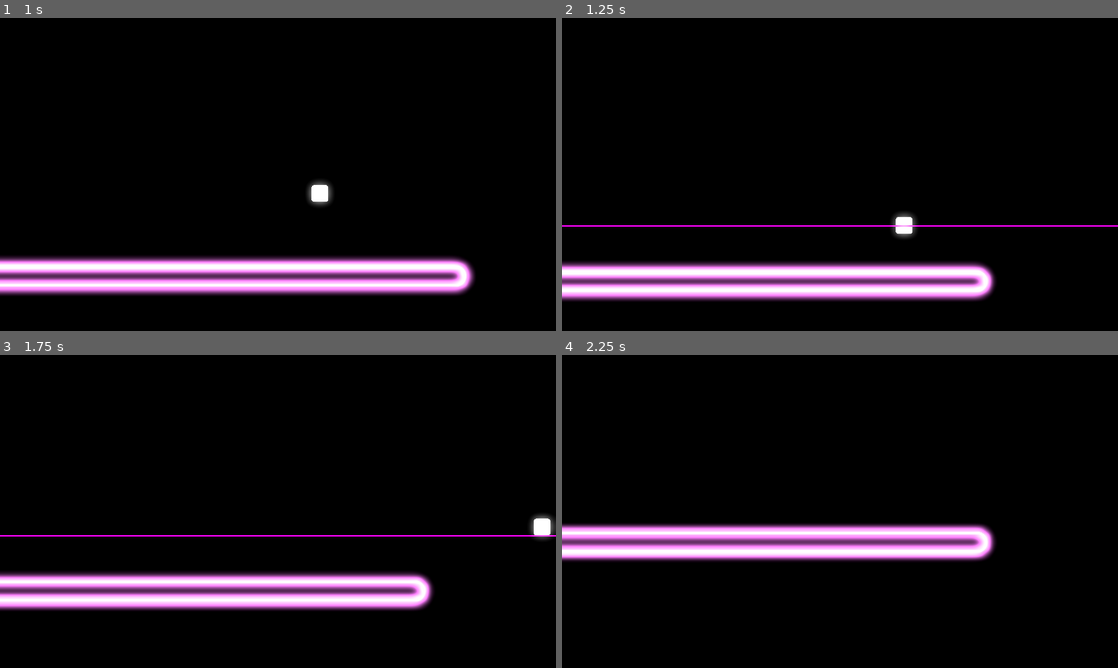
Above: before the commit, frames 1-4 (two rows, left to right).
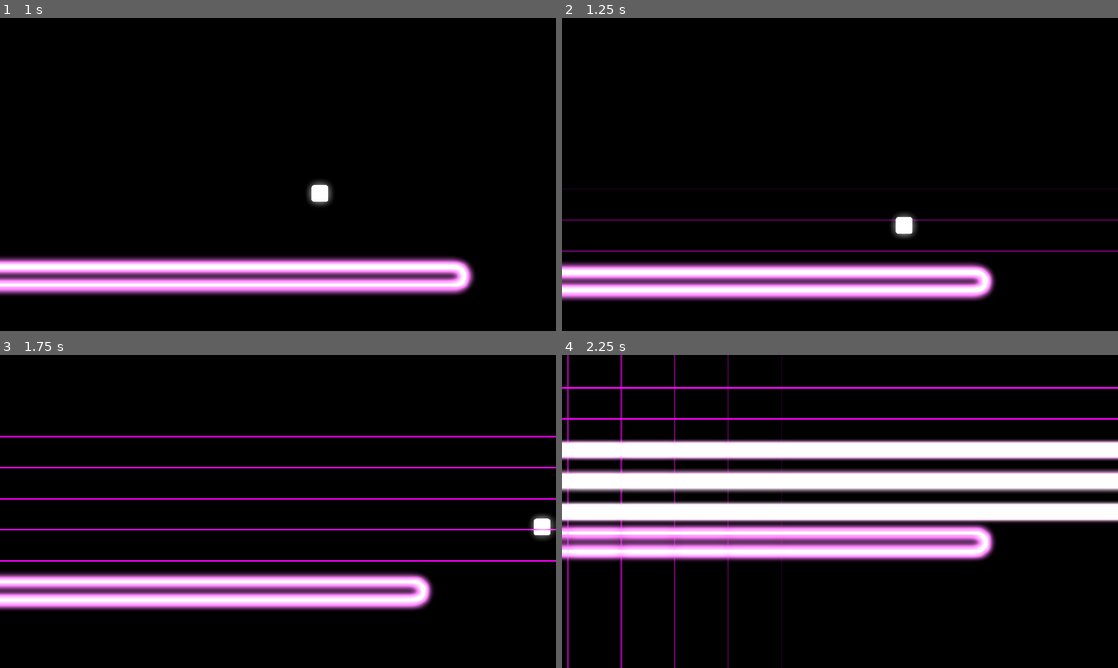
Above: after the commit, the same moments.

Repository: FireEntity1/beat-jumper
Game: Godot game, scene res://scenes/main_game.tscn
Two runs of this game, one before a commit and one after it. Both use one fixed random seed, a clock stepped at 60 frames per second and the inputs below.
Inputs:
- Up to frame 1 (1 s): tap Enter at 0.5 s; hold D (right) from 0.53 s (still down); tap Space (jump) at 0.6, 0.77 s
- Up to frame 2 (1.25 s): keep holding D (right); tap Space (jump) at 1.07 s
- Up to frame 3 (1.75 s): keep holding D (right); tap Ctrl (dash) at 1.35 s; tap Space (jump) at 1.52, 1.55 s
- Up to frame 4 (2.25 s): tap Space (jump) at 1.82 s; release D (right) at 2.03 s; hold Left (left) from 2.03 s (still down); tap S (slam) at 2.1 s

Frame 1 is identical in both runs. In frame 2, 1.8% of the frame differs, in the area x 0-100%, y 64-75%; in frame 3, 3.3%; in frame 4, 24%, in the area x 0-100%, y 0-100%.

Commit message:
feat: trigger system

Diff:
--- a/scripts/event_handler.gd
+++ b/scripts/event_handler.gd
@@ -1,23 +1,138 @@
 extends Node2D
 
-var laser = preload("res://components/laser.tscn")
-@export var bpm = 120
-
+var event_types = {
+	"laser": preload("res://components/laser.tscn")
+	}
+@export var bpm = 220
 var beat = 0.0
 var last_beat = 0.0
 
-var event = 6
+var event_index = 0
+
+var prefire_sec = {
+	"laser": 0.8
+}
+
+var prefire_beat = {
+	"laser": prefire_sec.laser * (bpm / 60.0)
+}
+
+var events = [
+	{
+		"type": "laser",
+		"beat": 6,
+		"pos": Vector2(3,5),
+		"rot": 0
+	},
+	{
+		"type": "laser",
+		"beat": 6.25,
+		"pos": Vector2(3,4),
+		"rot": 0
+	},
+	{
+		"type": "laser",
+		"beat": 6.5,
+		"pos": Vector2(3,3),
+		"rot": 0
+	},
+	{
+		"type": "laser",
+		"beat": 6.75,
+		"pos": Vector2(3,2),
+		"rot": 0
+	},
+	{
+		"type": "laser",
+		"beat": 7,
+		"pos": Vector2(3,1),
+		"rot": 0
+	},
+	{
+		"type": "laser",
+		"beat": 8,
+		"pos": Vector2(1,3),
+		"rot": 90
+	},
+	{
+		"type": "laser",
+		"beat": 8.25,
+		"pos": Vector2(2,3),
+		"rot": 90
+	},
+	{
+		"type": "laser",
+		"beat": 8.5,
+		"pos": Vector2(3,3),
+		"rot": 90
+	},
+	{
+		"type": "laser",
+		"beat": 8.75,
+		"pos": Vector2(4,3),
+		"rot": 90
+	},
+	{
+		"type": "laser",
+		"beat": 9,
+		"pos": Vector2(5,3),
+		"rot": 90
+	},
+	{
+		"type": "laser",
+		"beat": 9.25,
+		"pos": Vector2(6,3),
+		"rot": 90
+	},
+	{
+		"type": "laser",
+		"beat": 9.5,
+		"pos": Vector2(7,3),
+		"rot": 90
+	},
+	{
+		"type": "laser",
+		"beat": 9.75,
+		"pos": Vector2(8,3),
+		"rot": 90
+	},
+	{
+		"type": "laser",
+		"beat": 10,
+		"pos": Vector2(9,3),
+		"rot": 90
+	},
+	{
+		"type": "laser",
+		"beat": 10.25,
+		"pos": Vector2(10,3),
+		"rot": 90
+	},
+]
 
 func _ready() -> void:
-	await get_tree().create_timer(1).timeout
-	add_child(laser.instantiate())
+	pass
 
 func _process(delta: float) -> void:
 	last_beat = beat
 	global.last_beat = beat
 	beat += (bpm/60)*delta
 	global.beat = beat
-	if last_beat-2 < event-2 and beat-2 >= event-2:
-		var temp = laser.instantiate()
-		temp.fire_beat = beat
-		add_child(temp)
+	while event_index < events.size():
+		var event = events[event_index]
+		var trigger_beat = event["beat"] - prefire_beat[event["type"]]
+		if crossed(last_beat,beat,trigger_beat):
+			var temp = event_types[event.type].instantiate()
+			temp.fire_beat = event.beat
+			temp.pos = event.pos
+			temp.rot = event.rot
+			add_child(temp)
+			event_index += 1
+		else:
+			break
+
+func crossed(prev: float, now: float, target: float):
+	return prev < target and now >= target
+
+func sortbeat(a,b):
+	return a["beat"] < b["beat"]
--- a/scripts/global.gd
+++ b/scripts/global.gd
@@ -2,8 +2,14 @@
 
 var beat = 0
 var last_beat = 0
+var grid_mult = Vector2(275,160)
+var grid_offset = Vector2(-1660,-670)
+
 func _ready() -> void:
 	pass
 
 func _process(delta: float) -> void:
 	pass
+
+func apply_grid(value: Vector2):
+	return (value*grid_mult) + grid_offset
--- a/scripts/laser.gd
+++ b/scripts/laser.gd
@@ -2,6 +2,8 @@
 
 @export var fire_pos: String
 @export var fire_beat: float
+@export var rot: float
+@export var pos: Vector2
 
 var is_fired = false
 var finished = false
@@ -9,20 +11,29 @@
 func _ready() -> void:
 	$sprite.modulate = Color(1,0,1)
 	$sprite.modulate.a = 0
-	await get_tree().create_timer(0.8).timeout
+	position = global.apply_grid(pos)
+	rotation_degrees = rot
+
+func _process(delta: float) -> void:
+	if not is_fired and $sprite.modulate.a < 1:
+		$sprite.modulate.a += delta*2
+
+	if not is_fired and crossed(global.last_beat, global.beat, fire_beat):
+		start_fire_seq()
+
+	if is_fired and not finished:
+		$sprite.modulate += Color(8*delta,6.8*delta,7.2*delta)
+		$sprite.modulate.a = 20
+
+	if finished:
+		$sprite.modulate -= Color(10*delta, 10*delta, 10*delta, delta*70)
+		if $sprite.modulate.a <= 0:
+			queue_free()
+
+func start_fire_seq():
 	is_fired = true
 	await get_tree().create_timer(0.2).timeout
 	finished = true
-	await get_tree().create_timer(0.8).timeout
-	queue_free()
 
-func _process(delta: float) -> void:
-	if global.last_beat < fire_beat and global.beat >= fire_beat:
-		is_fired = true
-	if not is_fired and $sprite.modulate.a < 1:
-		$sprite.modulate.a += delta*5
-	if is_fired and not finished:
-		$sprite.modulate += Color(2.2*delta,1.8*delta,2.2*delta)
-		$sprite.modulate.a = 20
-	if finished:
-		$sprite.modulate.a -= delta*100
+func crossed(prev: float, now: float, target: float) -> bool:
+	return prev < target and now >= target
--- a/scripts/player.gd
+++ b/scripts/player.gd
@@ -18,8 +18,8 @@
 	if Input.is_action_just_pressed("jump") and is_on_floor():
 		scale_target = Vector2(1.8,0.3)
 		velocity.y = JUMP_VELOCITY
+		await get_tree().create_timer(0.08).timeout
 		jumps = 1
-		await get_tree().create_timer(0.08).timeout
 		scale_target = Vector2(1,1)
 	if Input.is_action_just_pressed("jump") and not is_on_floor() and jumps > 0:
 		scale_target = Vector2(1.8,0.3)
